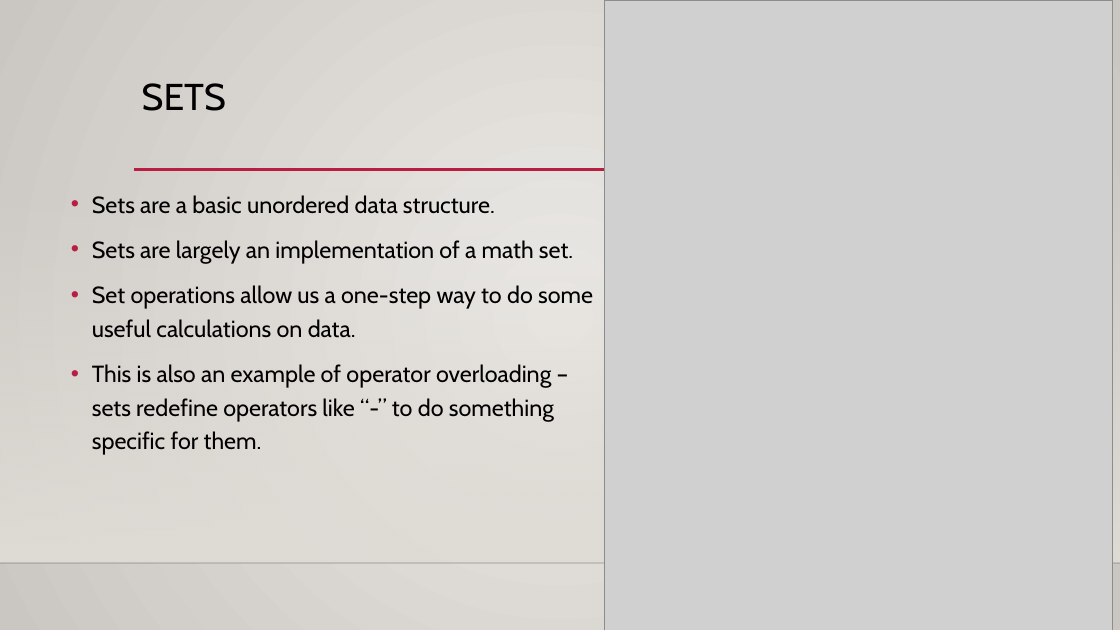
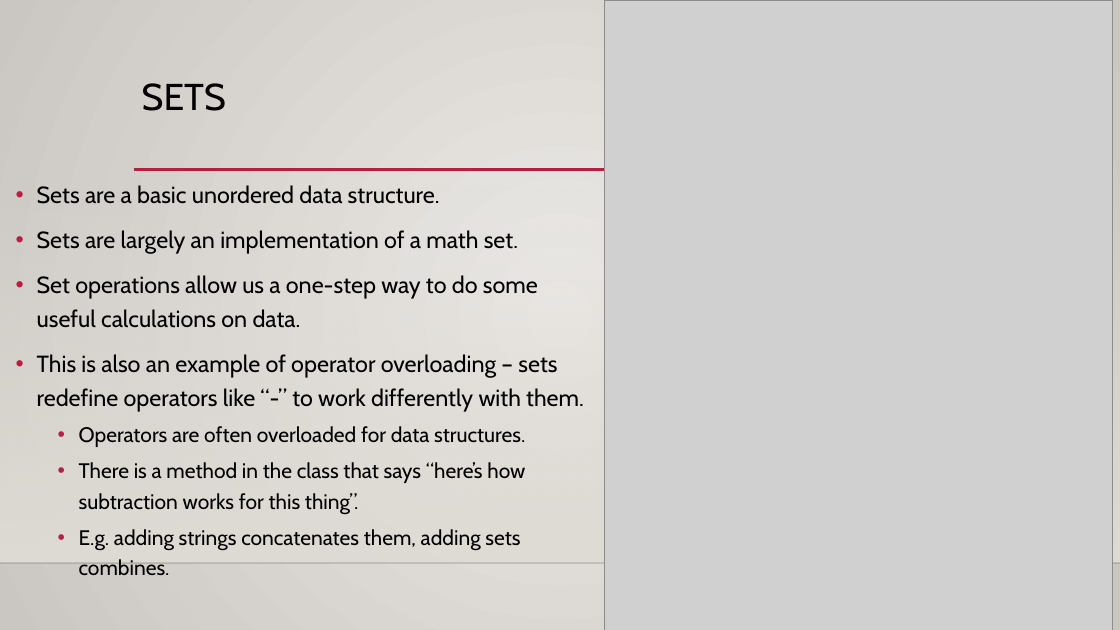
Before and after one commit to AkeemSemperDataScience/Programming_Basics_for_Machine_Learning_Students, a slide deck: slide 19 of reference_material/slides/007_other_data_structures.pptx (slide 9 before the commit). Drawn at 1120x630 pixels with LibreOffice and Linux fonts; fonts in the diff are those of the drawing; grey boxes stand for pictures; background and template pictures are left out. Boxes give left, top, right and bottom in pixels: in the first picture for what was removed or moved away, otherwise in the second. Text is boxed around its words. In the diff, an @@ line names an element or a change of style, - is before the commit and + after.

```diff
--- a/reference_material/slides/007_other_data_structures.pptx
+++ b/reference_material/slides/007_other_data_structures.pptx
@@ text "Sets are a basic unordered ...": place and size @@
-text "Sets are a basic unordered ..." at [92,195,593,455]
+text "Sets are a basic unordered ..." at [37,185,584,575]
@@ text at [37,354,584,575]: text changed; size 20 to 18 pt @@
-• This is also an example of operator overloading – sets redefine operators like “-” to do something specific for them.
+• This is also an example of operator overloading – sets redefine operators like “-” to work differently with them.
+  • Operators are often overloaded for data structures.
+  • There is a method in the class that says “here’s how subtraction works for this thing”.
+  • E.g. adding strings concatenates them, adding sets combines.
```
Also in this commit, not shown: 7 other slides changed, 13 slides added, 1 slide removed, 5 other files.
